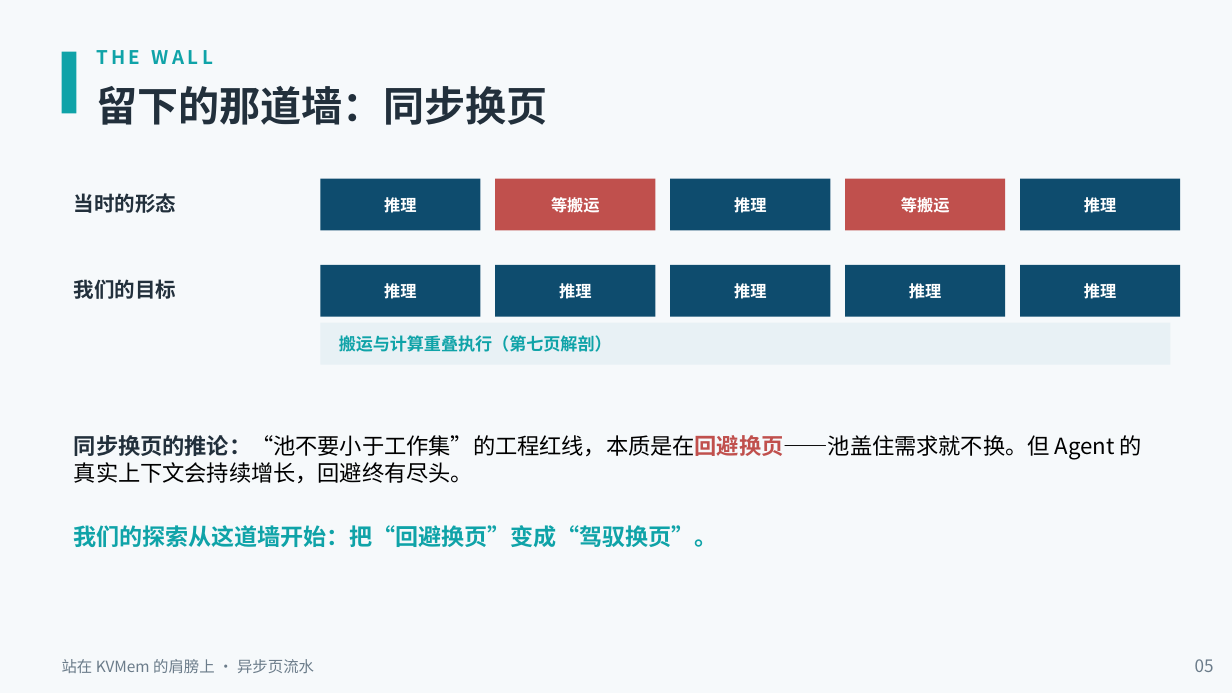
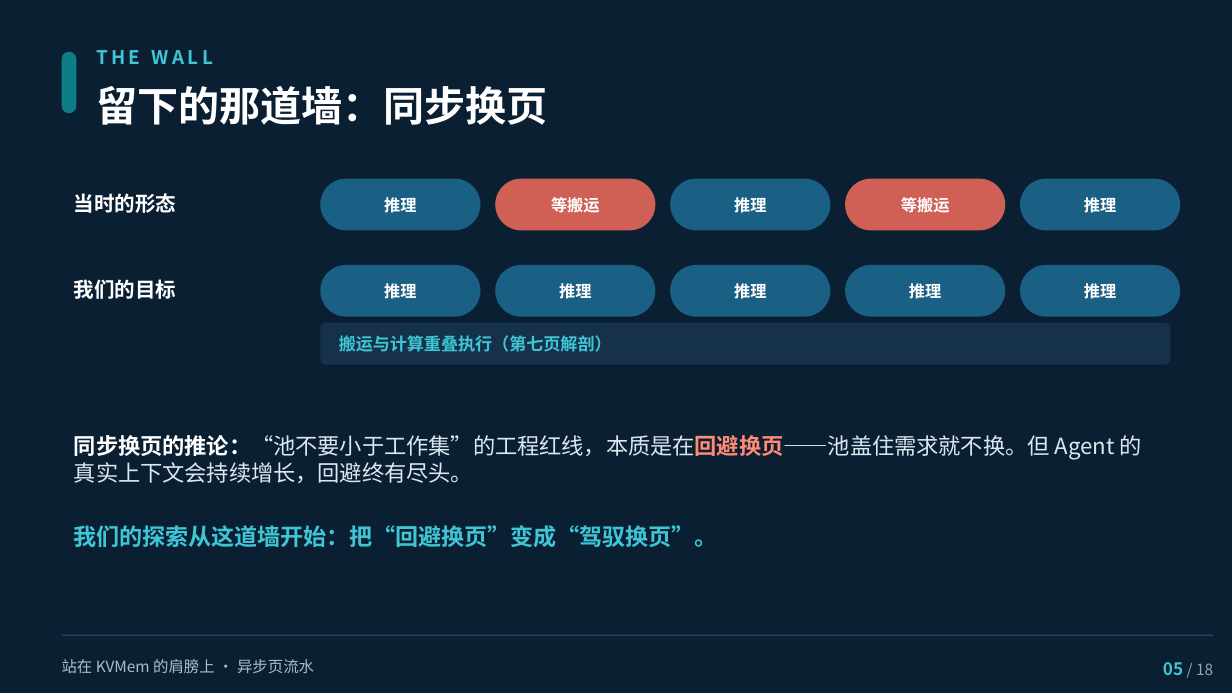
Before and after one commit to paicat1/Ninfer-KVMem-Async, a slide deck: slide 5 of docs/异步页流水-技术说明.pptx. Drawn at 1232x693 pixels with LibreOffice and Linux fonts; fonts in the diff are those of the drawing. Boxes give left, top, right and bottom in pixels: in the first picture for what was removed or moved away, otherwise in the second. Text is boxed around its words. In the diff, an @@ line names an element or a change of style, - is before the commit and + after.

```diff
--- a/docs/异步页流水-技术说明.pptx
+++ b/docs/异步页流水-技术说明.pptx
@@ background #F6F9FB to #0B1F33 @@
@@ rectangle removed at box(62, 52, 76, 113) @@
@@ rounded rectangle added at box(62, 52, 76, 113), fill #0E7E86 @@
@@ rectangle removed at box(320, 179, 480, 230) @@
@@ rounded rectangle added at box(320, 179, 480, 230), fill #1A5F84 @@
@@ rectangle removed at box(495, 179, 655, 230) @@
@@ rounded rectangle added at box(495, 179, 655, 230), fill #D06055 @@
@@ rectangle removed at box(670, 179, 830, 230) @@
@@ rounded rectangle added at box(670, 179, 830, 230), fill #1A5F84 @@
@@ rectangle removed at box(845, 179, 1005, 230) @@
@@ rounded rectangle added at box(845, 179, 1005, 230), fill #D06055 @@
@@ rectangle removed at box(1020, 179, 1180, 230) @@
@@ rounded rectangle added at box(1020, 179, 1180, 230), fill #1A5F84 @@
@@ text colour #22303C to #FFFFFF in 3 elements at box(96, 86, 548, 125), box(74, 193, 177, 213), box(74, 279, 177, 299) @@
@@ rectangle removed at box(320, 265, 480, 317) @@
@@ rounded rectangle added at box(320, 265, 480, 317), fill #1A5F84 @@
@@ rectangle removed at box(495, 265, 655, 317) @@
@@ rounded rectangle added at box(495, 265, 655, 317), fill #1A5F84 @@
@@ rectangle removed at box(670, 265, 830, 317) @@
@@ rounded rectangle added at box(670, 265, 830, 317), fill #1A5F84 @@
@@ rectangle removed at box(845, 265, 1005, 317) @@
@@ rounded rectangle added at box(845, 265, 1005, 317), fill #1A5F84 @@
@@ rectangle removed at box(1020, 265, 1180, 317) @@
@@ rounded rectangle added at box(1020, 265, 1180, 317), fill #1A5F84 @@
@@ rectangle removed at box(320, 323, 1170, 365) @@
@@ rounded rectangle added at box(320, 323, 1170, 365), fill #16324A @@
@@ text "同步换页的推论：“池不要小于工作集”的工程红线，本质是在回避换页——池盖住需求就不换。但 Agent 的真实上下文会持续 ..." at box(74, 435, 1141, 483): text colour #22303C to #FFFFFF, text colour #C0504D to #FF8A75 in "同步换页的推论：“池不要小于工作集”的工程红线，本质是在回避换页——池盖住需求就不换。但"; text colour #000000 to #DCE8EF in "同步换页的推论：“池不要小于工作集”的工程红线，本质是在回避换页——池盖住需求就不换。但 Agent 的真实上下文会持续 ..." @@
@@ text colour #0FA3A8 to #3FC6D6 in 3 elements at box(96, 50, 213, 64), box(339, 335, 612, 352), box(74, 525, 717, 547) @@
@@ text "站在 KVMem 的肩膀上 · 异步页流水" at box(62, 659, 314, 674): text colour #6B7C8A to #A9BECC @@
@@ rectangle added at box(62, 634, 1214, 636), fill #23465C @@
@@ text at box(1163, 662, 1213, 675): text changed; size 10 to 9 pt; text colour #6B7C8A to #8FA6B5 @@
-05
+05 / 18
```
Also in this commit, not shown: 17 other slides changed, 8 other files.
